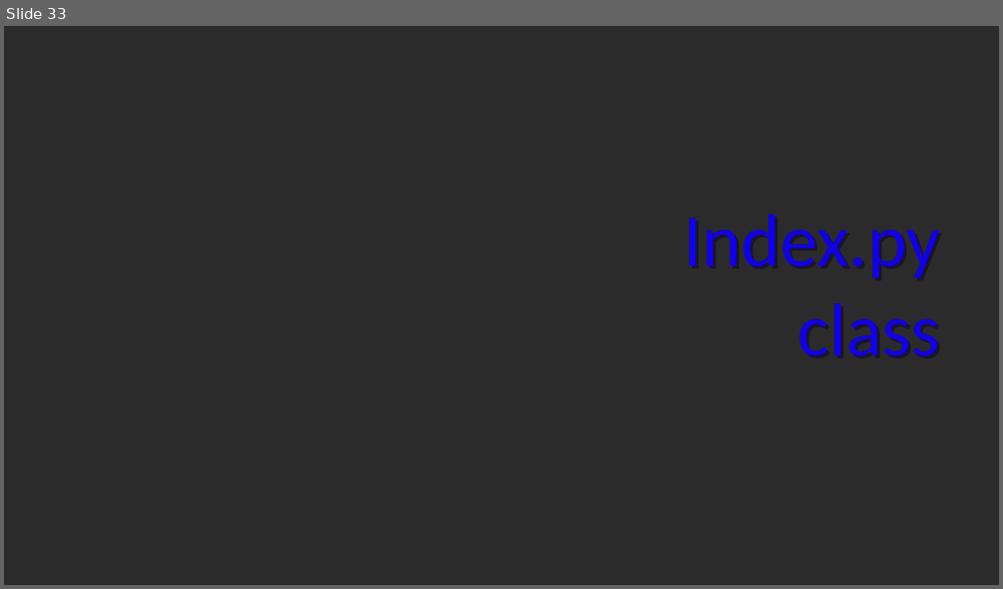
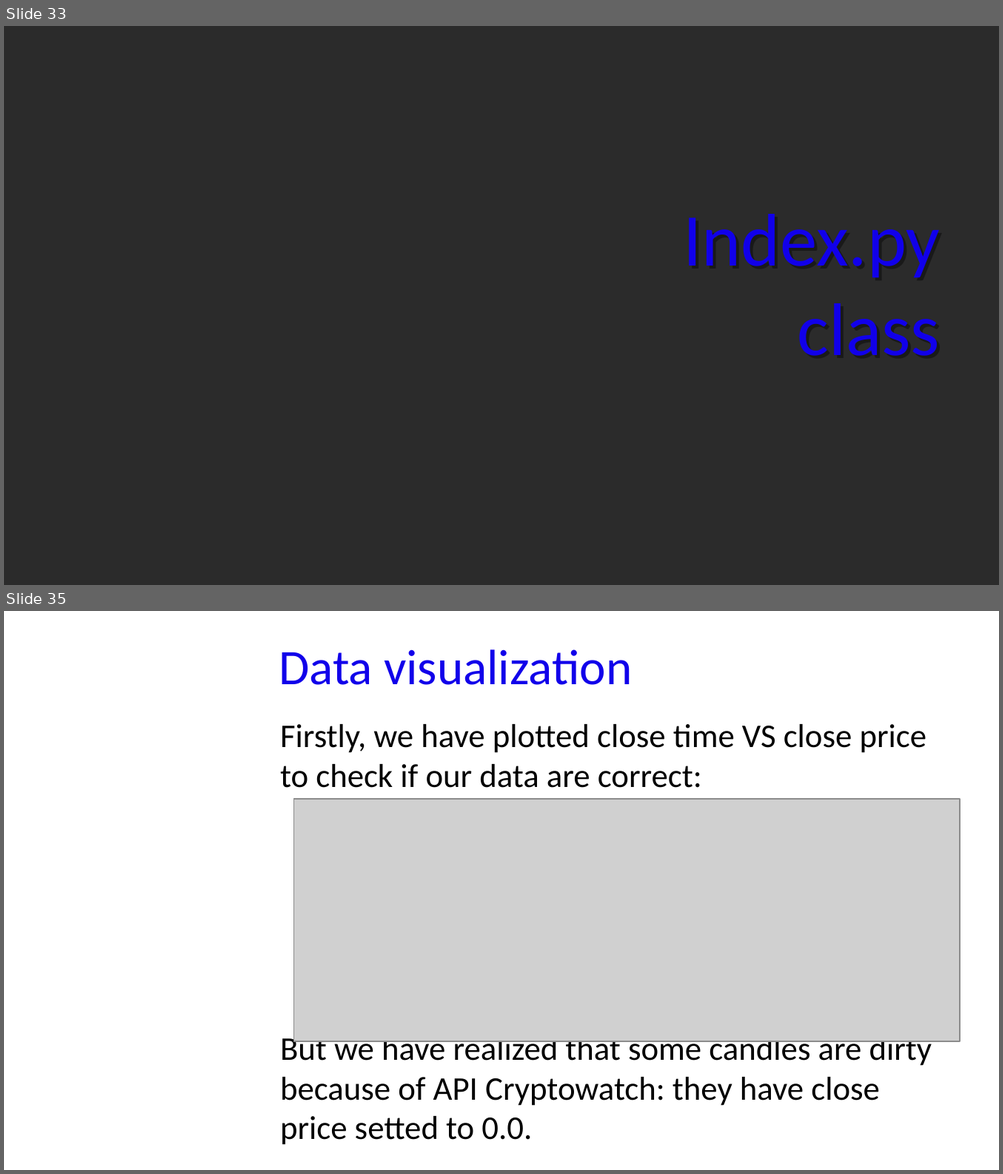
Before and after one commit to GabriM97/CryptoWolf, a slide deck: Student Presentation/Student_Presentation.odp. Shown one above the other, each under a label of ours: slide 33 before the commit, slides 33 and 35 after it; the slides between them are not shown. The pictures are 1003x589 and 1003x1174 pixels, drawn with LibreOffice and Linux fonts; fonts in the diff are those of the drawing; grey boxes stand for pictures; background and template pictures are left out; a plain dark background stands for a picture behind light text. Boxes give left, top, right and bottom in pixels: in the first picture for what was removed or moved away, otherwise in the second. Text is boxed around its words. In the diff, an @@ line names an element or a change of style, - is before the commit and + after.

```diff
--- a/Student Presentation/Student_Presentation.odp
+++ b/Student Presentation/Student_Presentation.odp
@@ slide 35 added at (x1=4, y1=611, x2=999, y2=1170), background picture (left out) @@
@@ title added at (x1=279, y1=649, x2=632, y2=685), 36 pt, text #1100EA @@
+Data visualization
@@ text added at (x1=280, y1=724, x2=932, y2=1145), 24 pt, text #000000 @@
+Firstly, we have plotted close time VS close price to check if our data are correct:
+But we have realized that some candles are dirty because of API Cryptowatch: they have close price setted to 0.0.
@@ picture added at (x1=293, y1=799, x2=959, y2=1042) @@
```
Also in this commit, not shown: 10 slides changed, 1 other slide added, 3 other files.
